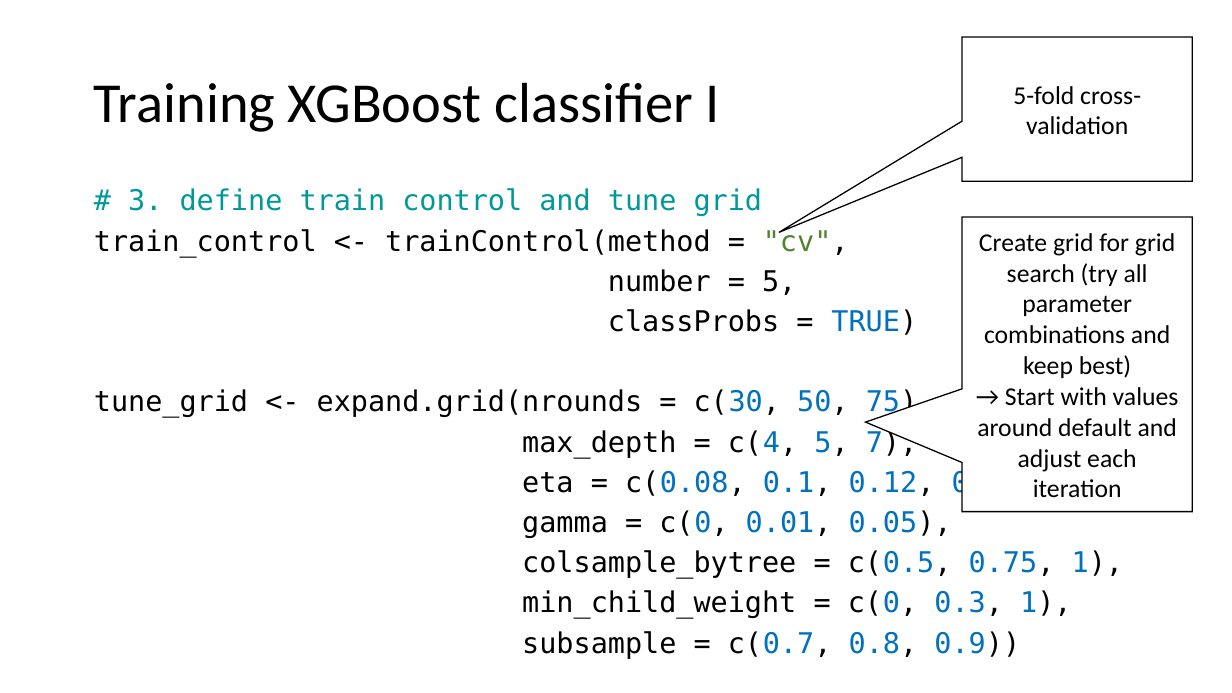
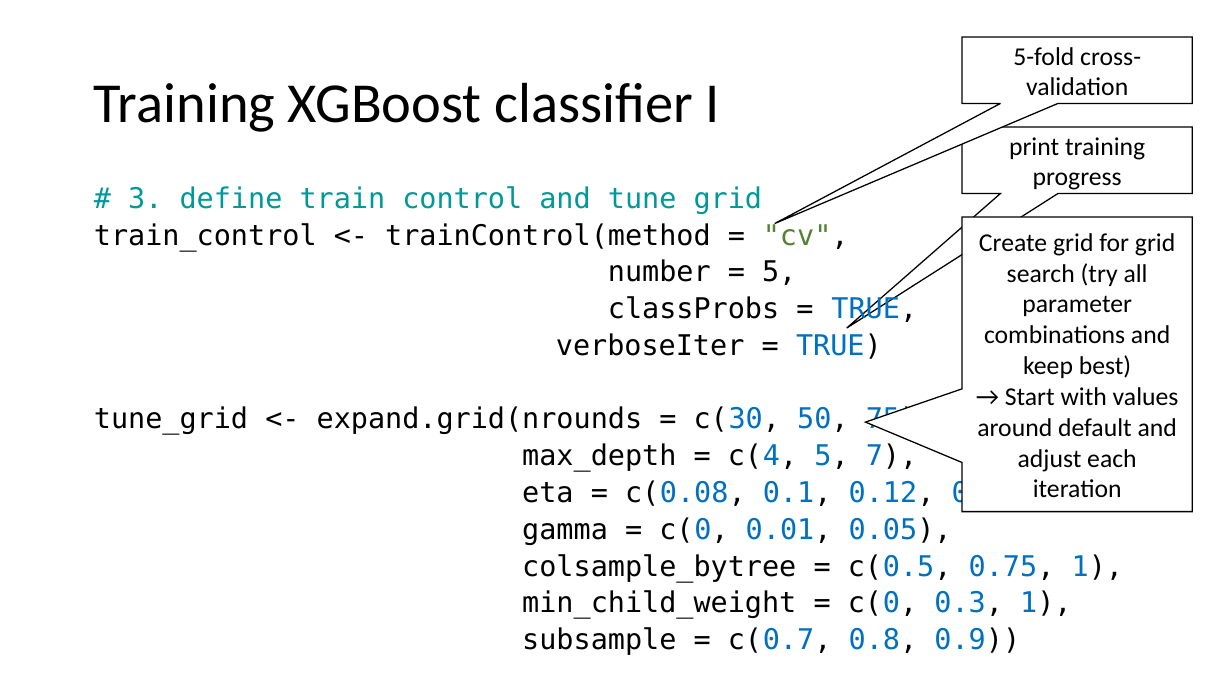
Before and after one commit to samuelstelzer/twitter_sentiment_analysis, a slide deck: slide 22 of handson_workshop.pptx. Drawn at 1232x693 pixels with LibreOffice and Linux fonts; fonts in the diff are those of the drawing. Boxes give left, top, right and bottom in pixels: in the first picture for what was removed or moved away, otherwise in the second. Text is boxed around its words. In the diff, an @@ line names an element or a change of style, - is before the commit and + after.

```diff
--- a/handson_workshop.pptx
+++ b/handson_workshop.pptx
@@ speech box "5-fold cross-validation" resized from (x1=962, y1=37, x2=1192, y2=181) to (x1=962, y1=37, x2=1192, y2=104) @@
@@ speech box "5-fold cross-validation" at (x1=962, y1=37, x2=1192, y2=104): proportions changed @@
@@ speech box added at (x1=962, y1=127, x2=1192, y2=193), fill #FFFFFF, outline #000000 1 pt, 20 pt, text #000000 @@
+print training progress
@@ text at (x1=94, y1=186, x2=1123, y2=655): line spacing 0.8 to 0.7 @@
@@ text at (x1=556, y1=295, x2=917, y2=359): text changed @@
-classProbs = TRUE)
+classProbs = TRUE,
+verboseIter = TRUE)
```
Also in this commit, not shown: 4 other slides changed, 6 other files.
